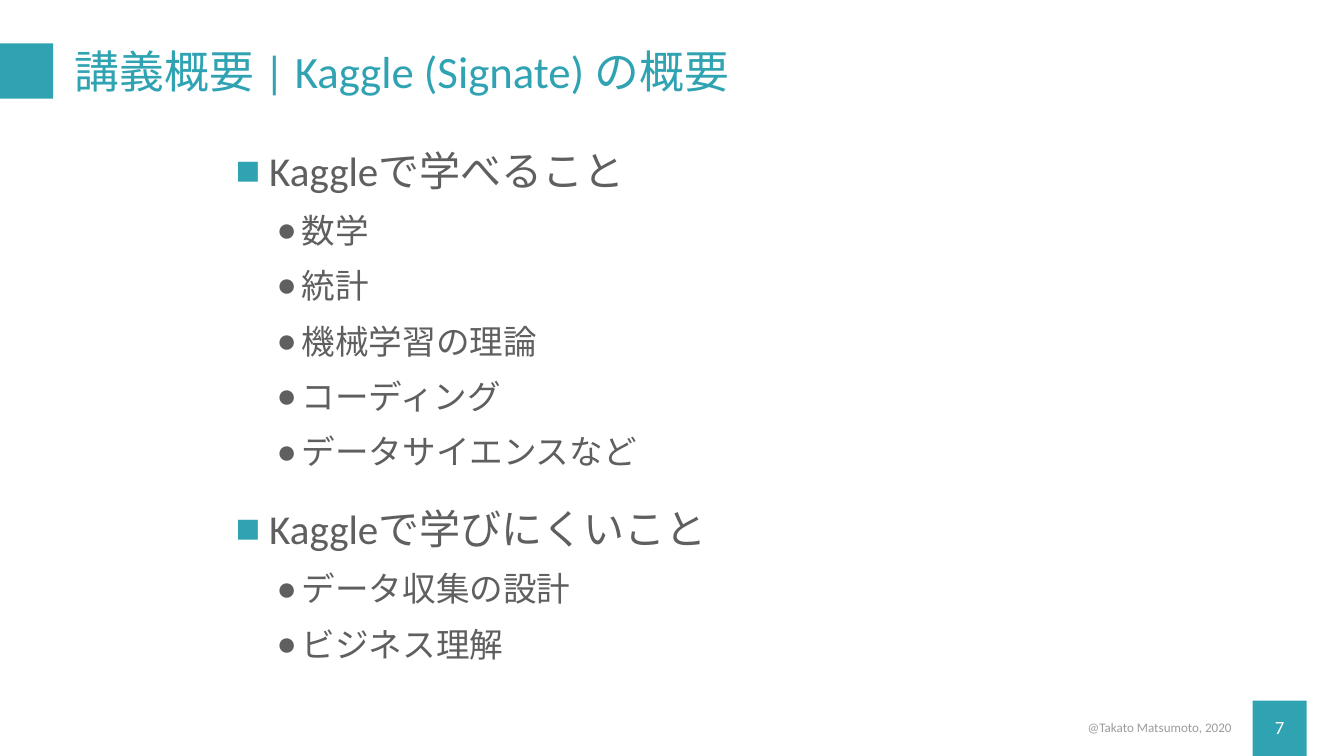
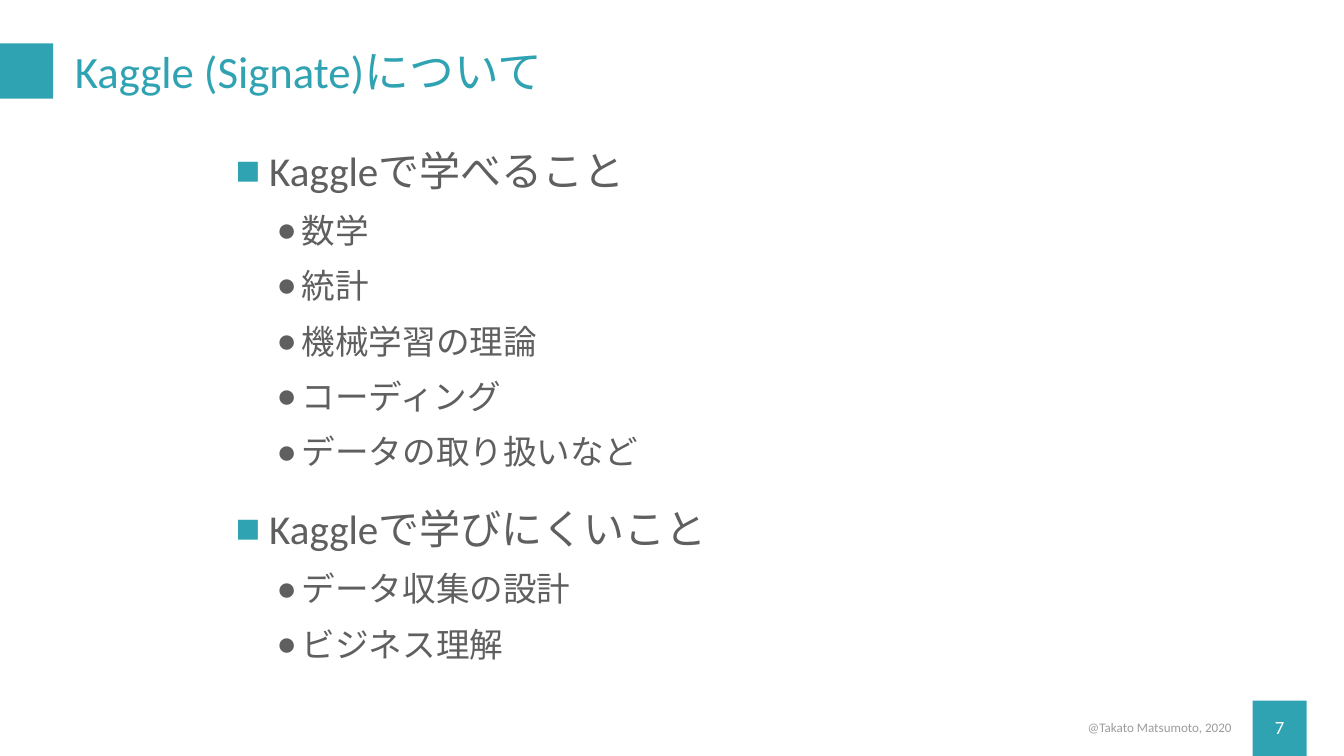
Before and after one commit to TakatoMatsumoto/data_policy_studies, a slide deck: slide 7 of chapter_2/pptx/1_intro.pptx. Drawn at 1344x756 pixels with LibreOffice and Linux fonts; fonts in the diff are those of the drawing. Boxes give left, top, right and bottom in pixels: in the first picture for what was removed or moved away, otherwise in the second. Text is boxed around its words. In the diff, an @@ line names an element or a change of style, - is before the commit and + after.

```diff
--- a/chapter_2/pptx/1_intro.pptx
+++ b/chapter_2/pptx/1_intro.pptx
@@ title at (75,54,542,96): text changed @@
-講義概要 | Kaggle (Signate) の概要
+Kaggle (Signate)について
@@ text at (302,435,638,467): text changed @@
-  ● データサイエンスなど
+  ● データの取り扱いなど
```
Also in this commit, not shown: 10 other slides changed, 1 slide added, 1 slide removed, 30 other files.
